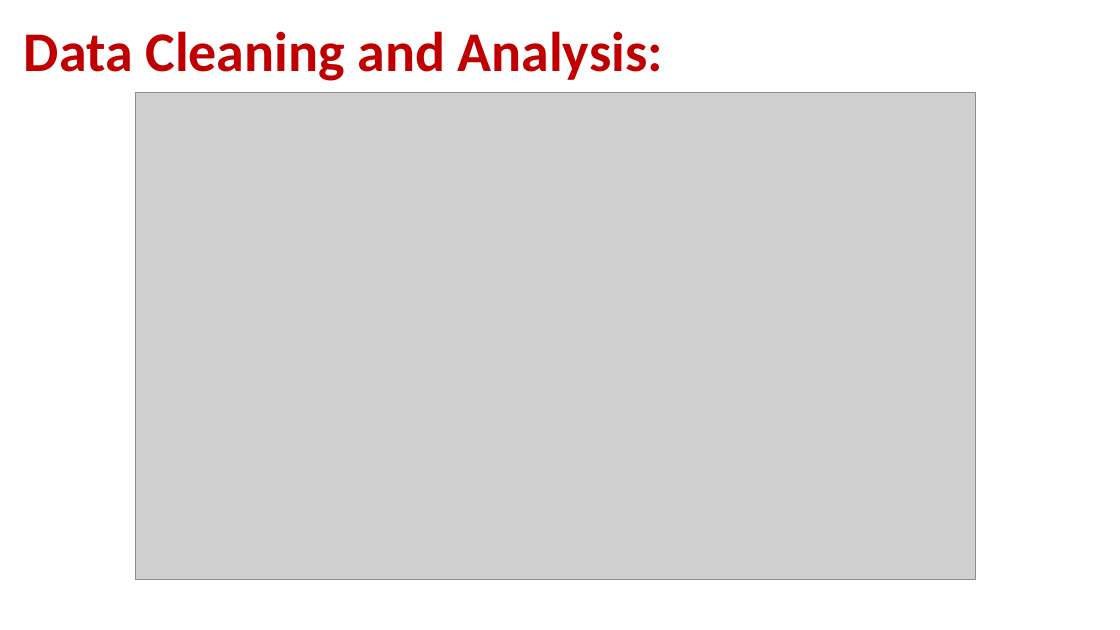
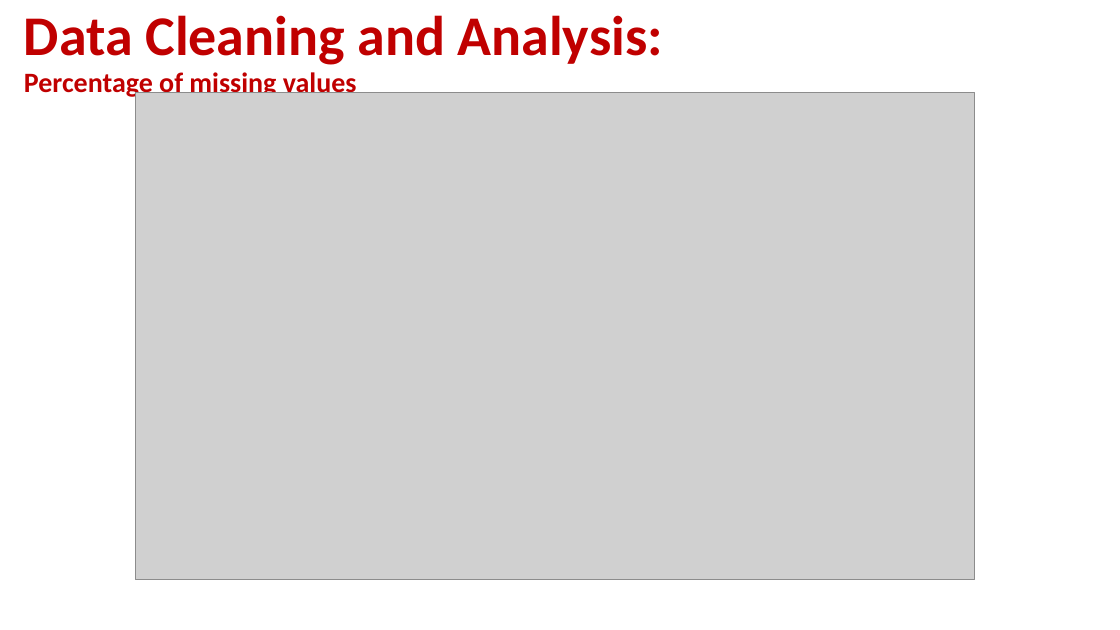
Before and after one commit to FrancescoMariottini/residential-real-estate-analysis, a slide deck: slide 4 of project3_DataCleaning.pptx. Drawn at 1120x630 pixels with LibreOffice and Linux fonts; fonts in the diff are those of the drawing; grey boxes stand for pictures. Boxes give left, top, right and bottom in pixels: in the first picture for what was removed or moved away, otherwise in the second. Text is boxed around its words. In the diff, an @@ line names an element or a change of style, - is before the commit and + after.

```diff
--- a/project3_DataCleaning.pptx
+++ b/project3_DataCleaning.pptx
@@ text at (24, 69, 357, 99): paragraph added @@
+Percentage of missing values
```
Also in this commit, not shown: 4 other slides changed, 6 slides added, 1 slide removed, 2 other files.
